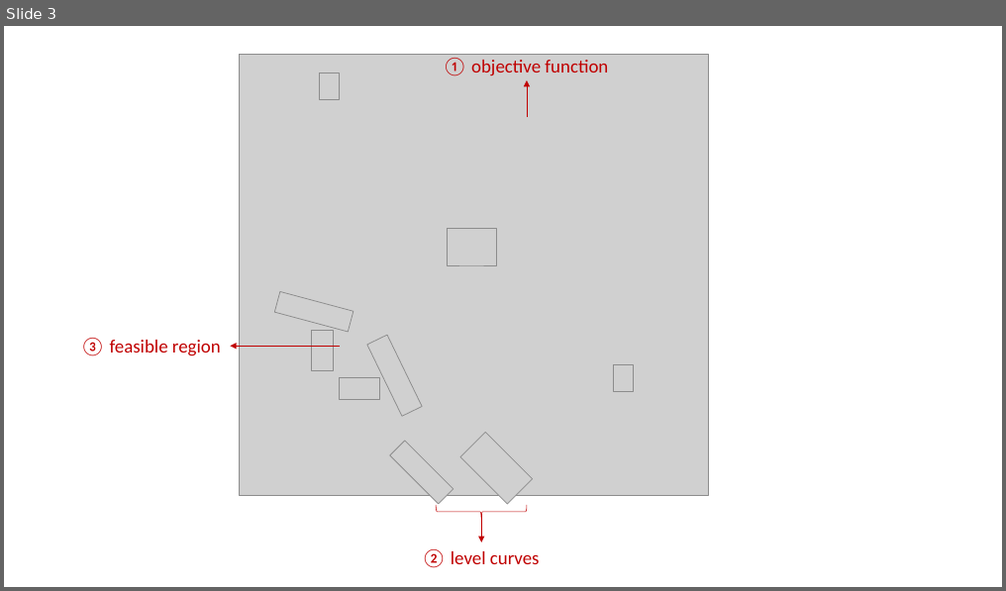
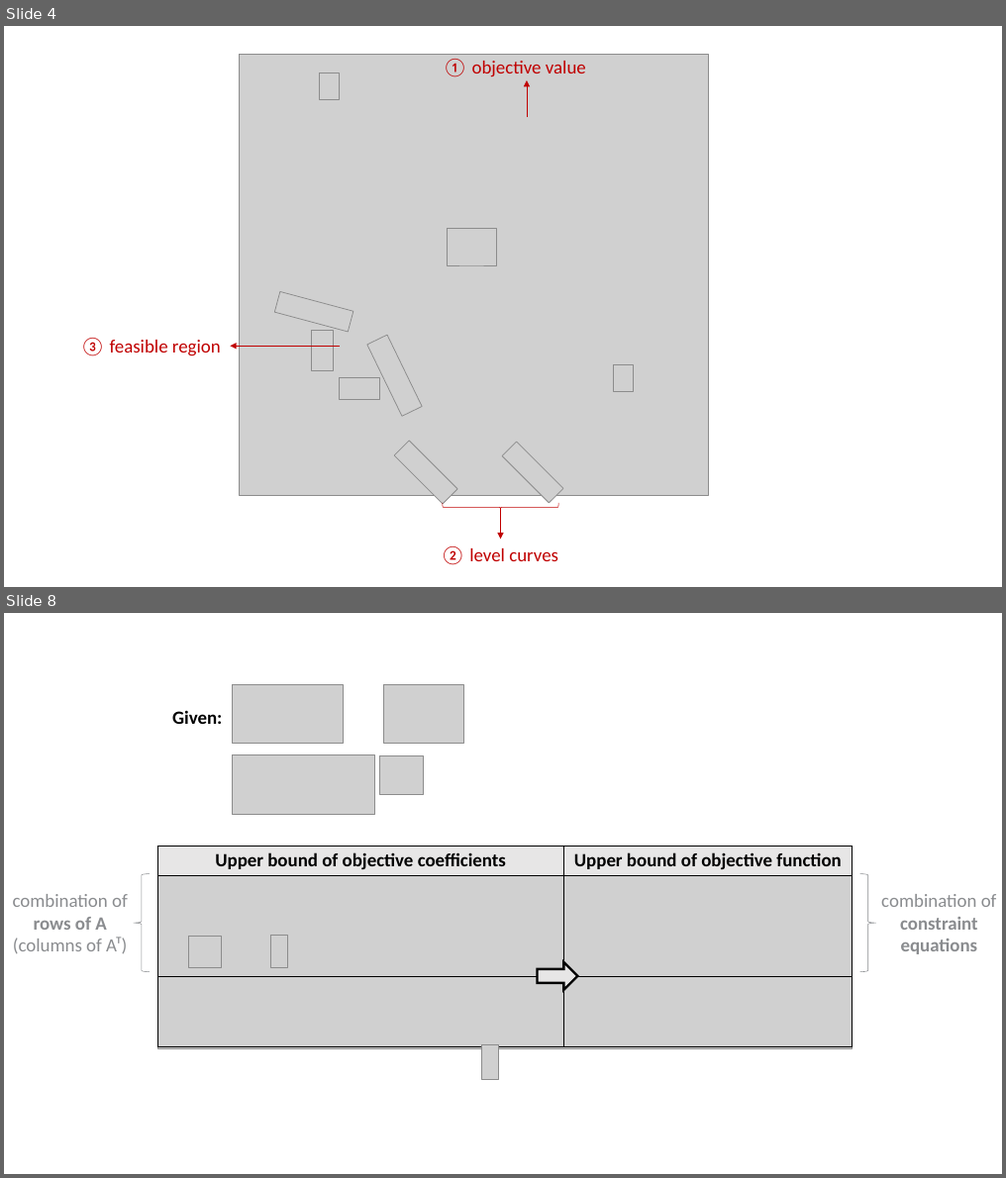
Before and after one commit to khanhnguyendata/duality, a slide deck: ppt/medium.pptx. Shown one above the other, each under a label of ours: slide 3 before the commit, slides 4 and 8 after it; the slides between them are not shown. The pictures are 1006x591 and 1006x1178 pixels, drawn with LibreOffice and Linux fonts; fonts in the diff are those of the drawing; grey boxes stand for pictures; background and template pictures are left out. Boxes give left, top, right and bottom in pixels: in the first picture for what was removed or moved away, otherwise in the second. Text is boxed around its words. In the diff, an @@ line names an element or a change of style, - is before the commit and + after.

```diff
--- a/ppt/medium.pptx
+++ b/ppt/medium.pptx
@@ slide 8 added at (4,613,1002,1174), background #FFFFFF @@
@@ picture added at (233,684,343,744) @@
@@ picture added at (384,684,463,744) @@
@@ text added at (172,710,222,724), 18 pt, text #000000, bold @@
+Given:
@@ picture added at (233,756,375,814) @@
@@ picture added at (380,756,423,794) @@
@@ table added at (157,846,852,1048), 3 rows, 2 columns @@
+Upper bound of objective coefficients | Upper bound of objective function
+ | 
+ | 
@@ left brace added at (134,874,150,972), outline #8A8C8F 0.5 pt @@
@@ picture added at (157,870,852,1049) @@
@@ left brace added at (860,874,877,972), outline #8A8C8F 0.5 pt @@
@@ text added at (13,894,128,954), 18 pt, text #8A8C8F @@
+combination of rows of A (columns of Aᵀ)
@@ text added at (881,894,997,955), 18 pt, text #8A8C8F, bold @@
+combination of
+constraint equations
@@ picture added at (188,937,221,967) @@
@@ picture added at (271,936,288,967) @@
@@ right arrow added at (537,962,577,990), fill #E7E6E6, outline #000000 2.25 pt @@
@@ picture added at (481,1045,498,1079) @@
@@ what was slide 3 is now slide 4 @@
@@ slide 4 changed as well @@
@@ text at (443,59,586,77): text changed @@
-① objective function
+① objective value
@@ picture: place and size @@
-picture at (390,441,453,504)
+picture at (394,441,458,504)
@@ picture: place and size @@
-picture at (461,432,533,504)
+picture at (502,442,563,503)
@@ right brace: place and size @@
-right brace at (436,505,526,519)
+right brace at (443,503,558,512)
@@ arrow moved from (481, 514) - (481, 543) to (500, 510) - (500, 540) @@
@@ text "② level curves": place and size @@
-text "② level curves" at (422,550,540,569)
+text "② level curves" at (441,547,558,566)
```
Also in this commit, not shown: 1 other slide changed, 8 other slides added, 1 slide removed, 6 other files.
